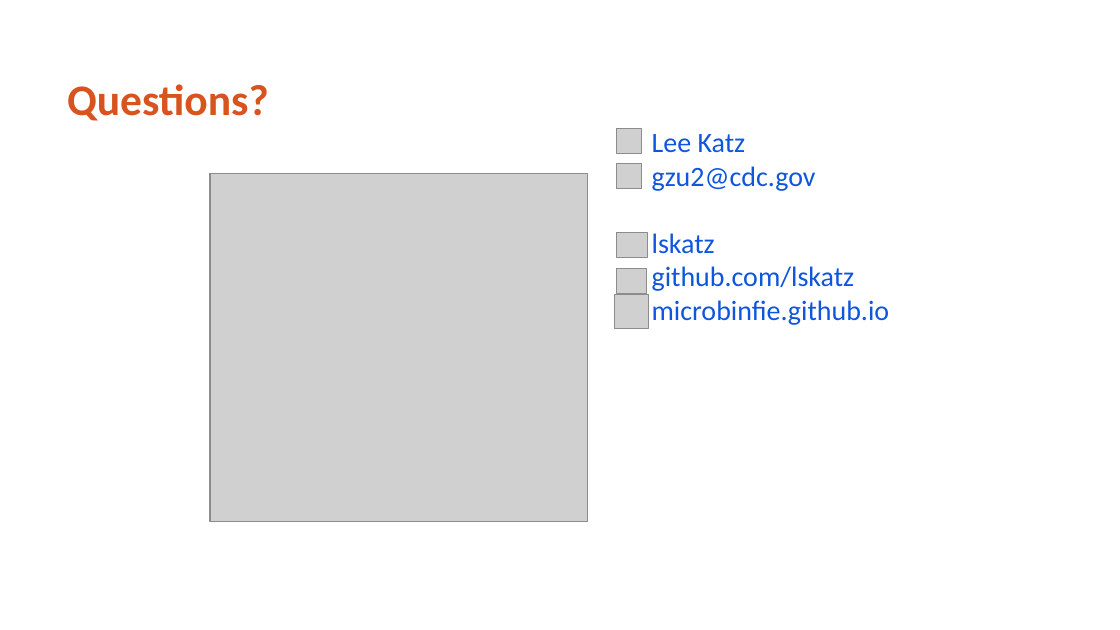
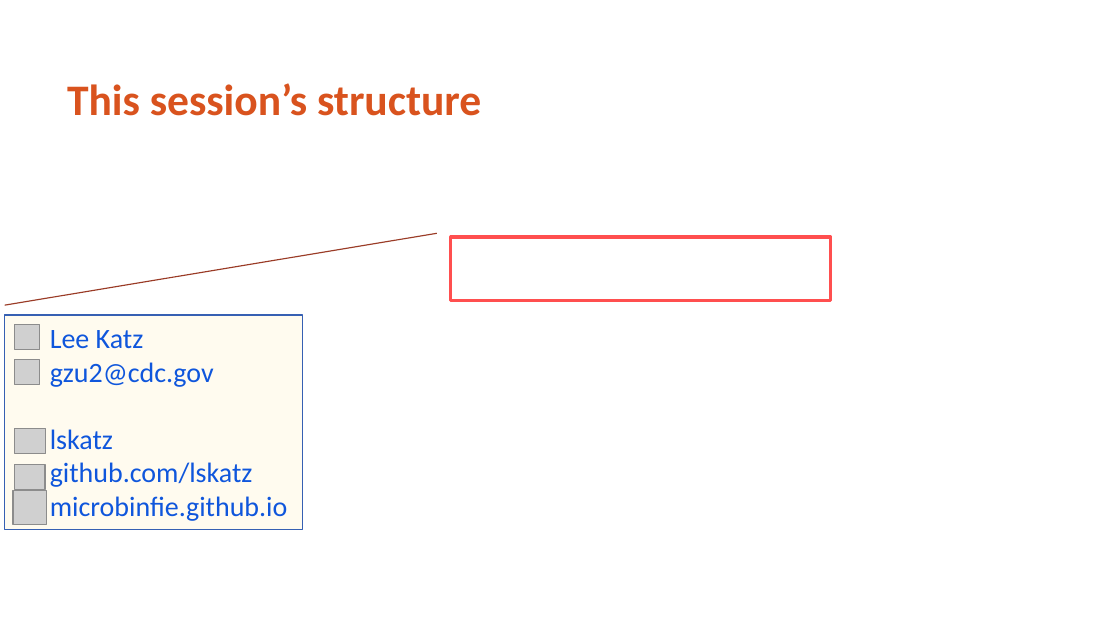
Before and after one commit to MicroBinfie/ESCMID-MGE-2022, a slide deck: slide 28 of slides/LeeKatz MGE tools.pptx (slide 27 before the commit). Drawn at 1120x630 pixels with LibreOffice and Linux fonts; fonts in the diff are those of the drawing; grey boxes stand for pictures; background and template pictures are left out. Boxes give left, top, right and bottom in pixels: in the first picture for what was removed or moved away, otherwise in the second. Text is boxed around its words. In the diff, an @@ line names an element or a change of style, - is before the commit and + after.

```diff
--- a/slides/LeeKatz MGE tools.pptx
+++ b/slides/LeeKatz MGE tools.pptx
@@ title at (x1=67, y1=83, x2=481, y2=116): text changed @@
-Questions?
+This session’s structure
@@ picture removed at (x1=211, y1=174, x2=588, y2=521) @@
@@ line added from (4, 306) to (437, 233), #9A3B26 0.75 pt @@
@@ rectangle added at (x1=451, y1=237, x2=831, y2=301), outline #FF4F4F 2 pt @@
@@ rectangle added at (x1=4, y1=315, x2=302, y2=530), fill #FFF2CC at 30% opacity, outline #3661B3 0.75 pt @@
@@ 5 pictures, 1 text moved together from (x1=615, y1=129, x2=890, y2=328) to (x1=13, y1=325, x2=288, y2=524) @@
```
Also in this commit, not shown: 12 other slides changed, 1 slide added.
